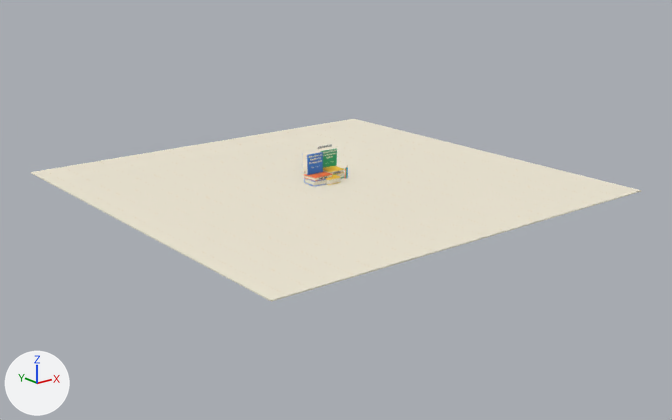
An edit to the glTF model assets/3d/studies.glb, drawn before and after from the same camera.
Both versions are drawn from a camera (50 mm lens) standing at (-81.5, -104.4, 36.9) and looking at (0.0, -2.5, -3.8). Lighting does not change. The marker at lower left points along +X, +Y and +Z. The first picture is the older version. Where no turn or scale is listed for an object, it has been applied to the vertices.

Names of what the first picture shows: 'Suelo · biblioteca continua.001', 'Suelo · biblioteca juntas.001' and 8 more.
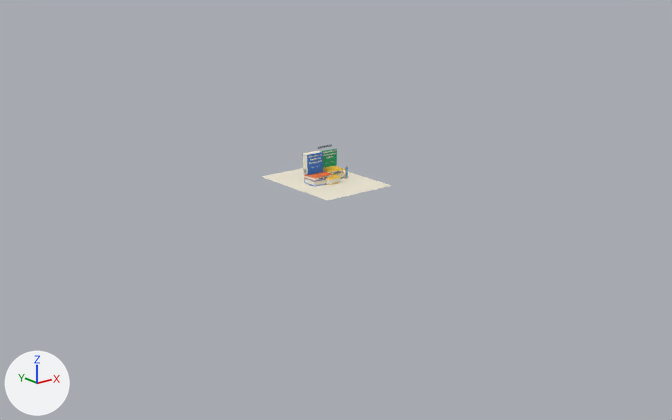
Where the newer file only moved an object's origin or applied its transform, the numbers keep the older frame.

Location of each change, [x1, y1, x2, y2] in pixels of the pictures (672 x 420 px):
'Suelo · biblioteca continua.001', moved, rescaled: before [31, 119, 641, 302]; after [261, 168, 392, 200]
'Suelo · biblioteca juntas.001', deleted: before [61, 127, 632, 291]

What changed in the scene script:
```text
Change ob_suelo___biblioteca_continua_001:
    ob_suelo___biblioteca_continua_001.location: (0.0, 0.0, -0.1) -> (0.0, 0.0, 0.0)
    ob_suelo___biblioteca_continua_001.scale: (1.0, 1.0, 1.0) -> (0.188, 0.25, 0.00714)
Remove ob_suelo___biblioteca_juntas_001:
    ob_suelo___biblioteca_juntas_001 = bpy.data.objects.new('Suelo · biblioteca juntas.001', me_suelo___biblioteca_juntas_001)
    ob_suelo___biblioteca_juntas_001.location = (0.0, 0.0, 0.0)
```
